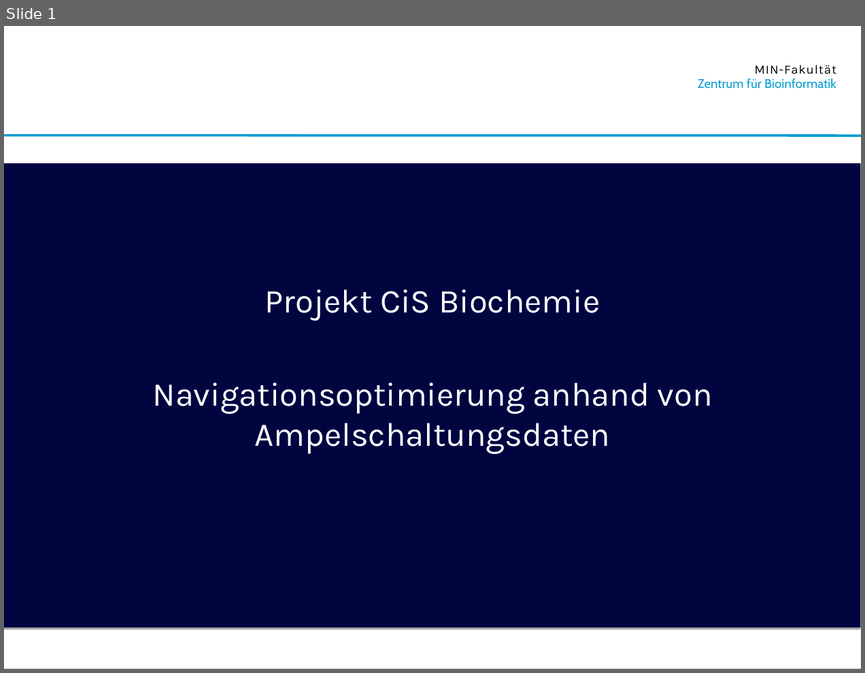
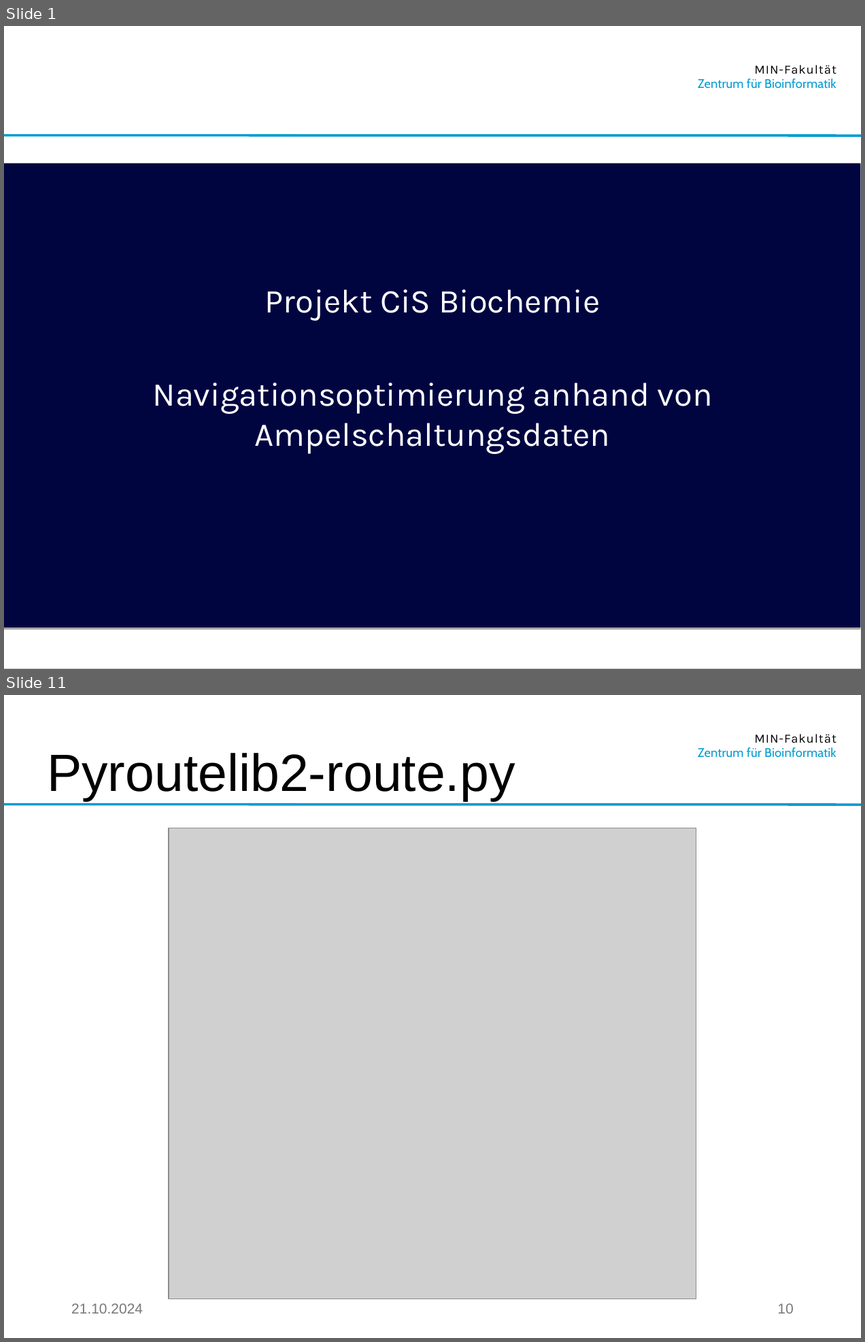
Before and after one commit to Mikkoko112/TLDHamburg, a slide deck: CiS-Projekt.pptx. Shown one above the other, each under a label of ours: slide 1 before the commit, slides 1 and 11 after it; the slides between them are not shown. The pictures are 865x673 and 865x1342 pixels, drawn with LibreOffice and Linux fonts; fonts in the diff are those of the drawing; grey boxes stand for pictures; background and template pictures are left out. Boxes give left, top, right and bottom in pixels: in the first picture for what was removed or moved away, otherwise in the second. Text is boxed around its words. In the diff, an @@ line names an element or a change of style, - is before the commit and + after.

```diff
--- a/CiS-Projekt.pptx
+++ b/CiS-Projekt.pptx
@@ slide 11 added at (4, 695, 861, 1338), background #FFFFFF; not listed: 3 template elements that a slide beside it also shows @@
@@ title added at (47, 753, 515, 801), 44 pt, text #000000 @@
+Pyroutelib2-route.py
@@ picture added at (169, 828, 696, 1298) @@
@@ text added at (71, 1303, 143, 1313), 12 pt, text #797979 @@
+21.10.2024
@@ page number added at (777, 1303, 793, 1313), 12 pt, text #797979 @@
+10
```
Also in this commit, not shown: 6 slides changed, 5 other slides added.
